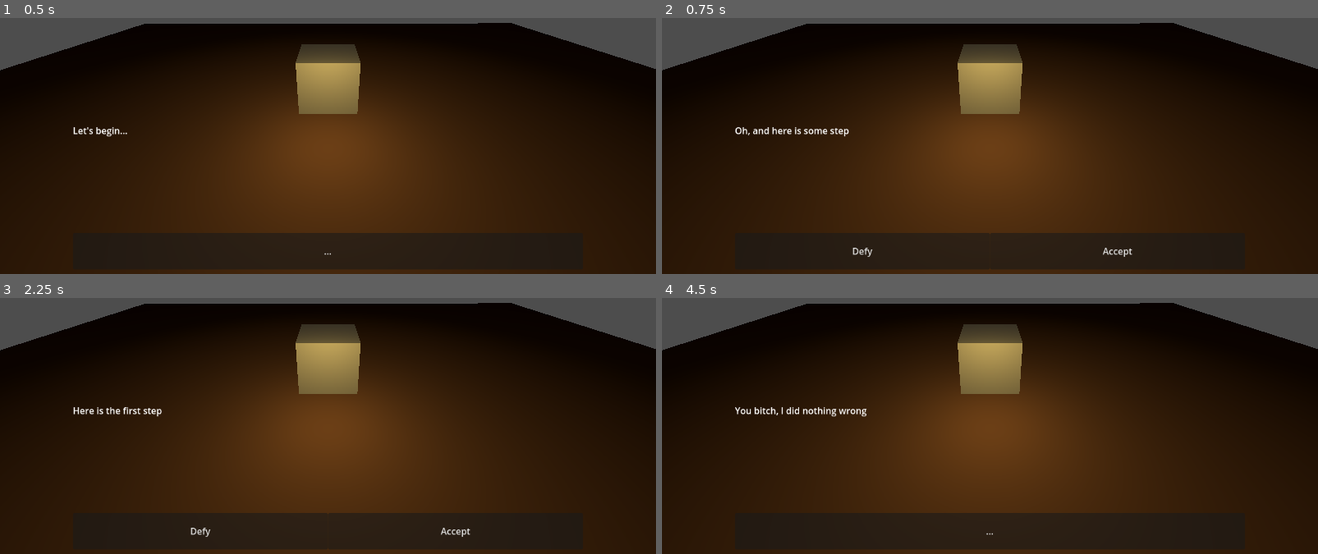
Above: before the commit, frames 1-4 (two rows, left to right).
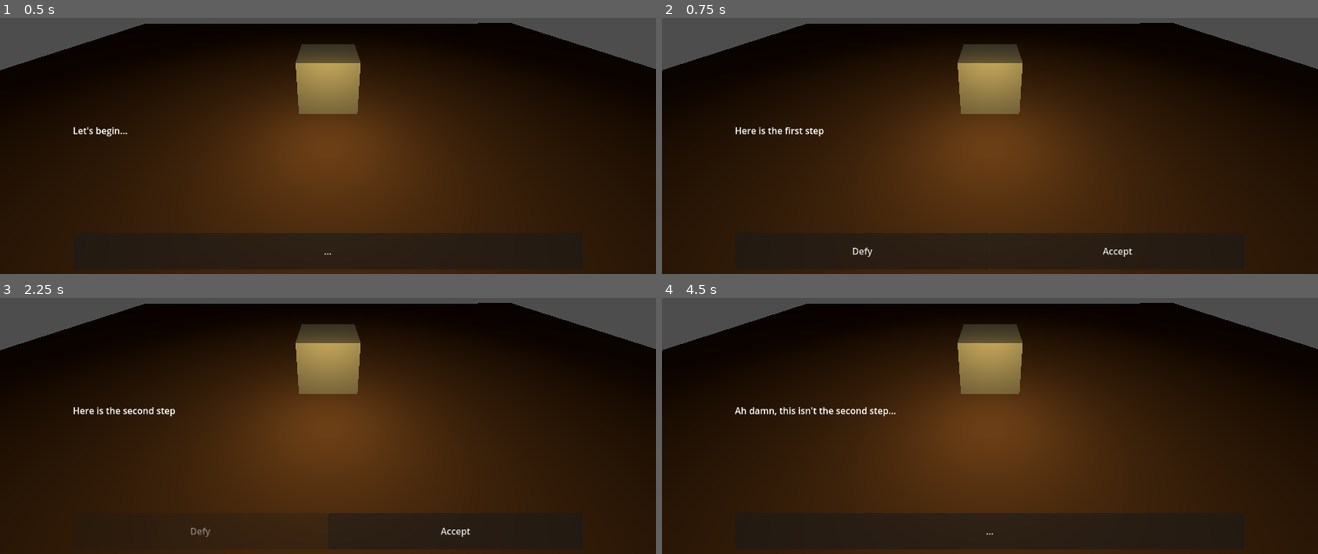
Above: after the commit, the same moments.

Repository: JonasPKnoch/LD55
Game: Godot game, scene res://levels/test_summon.tscn
The game is run twice, just before and just after one commit, with the same random seed, the same clock (stepped at 60 frames per second) and the same inputs.
Inputs:
- Up to frame 1 (0.5 s): no input
- Up to frame 2 (0.75 s): click "..." at 0.5 s
- Up to frame 3 (2.25 s): click "Defy" at 1.25 s; click "..." at 2 s
- Up to frame 4 (4.5 s): click "Accept" at 2.75 s; click "Accept" at 3.5 s; click "Defy" at 4.25 s

Frame 1 is identical in both runs. In frame 2, 0.3% of the frame differs, in the area x 11-29%, y 42-47%; in frame 3, 0.2%; in frame 4, 0.4%, in the area x 11-36%, y 42-47%.

Commit message:
refusing works

Diff:
--- a/levels/test_summon.tscn
+++ b/levels/test_summon.tscn
@@ -31,13 +31,6 @@
 refutable = false
 priority = 0
 
-[node name="SummonEvent4" type="Node3D" parent="SummonManager"]
-script = ExtResource("2_qvsu8")
-
-[node name="DialogueEvent4" type="Node" parent="SummonManager/SummonEvent4"]
-script = ExtResource("2_wqjdn")
-text = "Oh, and here is some step"
-
 [node name="SummonEvent3" type="Node3D" parent="SummonManager"]
 script = ExtResource("2_qvsu8")
 
@@ -56,6 +49,13 @@
 defy_text = "Ah damn, this isn't the second step..."
 priority = 4
 
+[node name="SummonEvent4" type="Node3D" parent="SummonManager"]
+script = ExtResource("2_qvsu8")
+
+[node name="DialogueEvent4" type="Node" parent="SummonManager/SummonEvent4"]
+script = ExtResource("2_wqjdn")
+text = "Oh, and here is some step"
+
 [node name="SummonEvent2" type="Node3D" parent="SummonManager"]
 script = ExtResource("2_qvsu8")
 
@@ -72,10 +72,52 @@
 text = "Here is the first step"
 priority = 1
 
-[node name="SummonEvent7" type="Node3D" parent="SummonManager"]
+[node name="SummonEvent8" type="Node3D" parent="SummonManager"]
 script = ExtResource("2_qvsu8")
 
-[node name="DialogueEvent4" type="Node" parent="SummonManager/SummonEvent7"]
+[node name="DialogueEvent4" type="Node" parent="SummonManager/SummonEvent8"]
+script = ExtResource("2_wqjdn")
+text = "Oh, and here is some step"
+
+[node name="SummonEvent9" type="Node3D" parent="SummonManager"]
+script = ExtResource("2_qvsu8")
+
+[node name="DialogueEvent4" type="Node" parent="SummonManager/SummonEvent9"]
+script = ExtResource("2_wqjdn")
+text = "Oh, and here is some step"
+
+[node name="SummonEvent10" type="Node3D" parent="SummonManager"]
+script = ExtResource("2_qvsu8")
+
+[node name="DialogueEvent4" type="Node" parent="SummonManager/SummonEvent10"]
+script = ExtResource("2_wqjdn")
+text = "Oh, and here is some step"
+
+[node name="SummonEvent11" type="Node3D" parent="SummonManager"]
+script = ExtResource("2_qvsu8")
+
+[node name="DialogueEvent4" type="Node" parent="SummonManager/SummonEvent11"]
+script = ExtResource("2_wqjdn")
+text = "Oh, and here is some step"
+
+[node name="SummonEvent12" type="Node3D" parent="SummonManager"]
+script = ExtResource("2_qvsu8")
+
+[node name="DialogueEvent4" type="Node" parent="SummonManager/SummonEvent12"]
+script = ExtResource("2_wqjdn")
+text = "Oh, and here is some step"
+
+[node name="SummonEvent13" type="Node3D" parent="SummonManager"]
+script = ExtResource("2_qvsu8")
+
+[node name="DialogueEvent4" type="Node" parent="SummonManager/SummonEvent13"]
+script = ExtResource("2_wqjdn")
+text = "Oh, and here is some step"
+
+[node name="SummonEventFinal" type="Node3D" parent="SummonManager"]
+script = ExtResource("2_qvsu8")
+
+[node name="DialogueEvent4" type="Node" parent="SummonManager/SummonEventFinal"]
 script = ExtResource("2_wqjdn")
 text = "This concludes the ritual"
 refutable = false
--- a/nodes/dialogue_event/dialogue_event.gd
+++ b/nodes/dialogue_event/dialogue_event.gd
@@ -5,5 +5,6 @@
 @export var text: String = "text"
 @export var refutable: bool = true
 @export var error: bool = false
+@export var error_value: int = 0
 @export var defy_text: String = "You bitch, I did nothing wrong"
 @export var priority: int = -1
--- a/nodes/summon_dialogue_ui/summon_dialogue_ui.gd
+++ b/nodes/summon_dialogue_ui/summon_dialogue_ui.gd
@@ -1,6 +1,10 @@
 extends Control
 
 class_name SummonDialogue
+
+signal wrong_defy
+signal correct_defy(value: int)
+signal accept
 
 @onready var dialogue_text = $DialogueText
 @onready var defy_button = $DefyButton
@@ -18,22 +22,37 @@
 	visible = false
 
 func _on_procede_button_pressed():
-	dialogue_manger.progress_dialogue()
-	if dialogue_manger.dialogue_finished():
-		end_dialogue()
-		return
-	dialogue_text.text = dialogue_manger.get_current_dialogue().text
-	set_continue_enabled(!dialogue_manger.get_current_dialogue().refutable)
+	progress_dialogue()
+	accept.emit()
 
 func _on_defy_button_pressed():
-	dialogue_text.text = dialogue_manger.get_current_dialogue().defy_text
+	var dialogue = dialogue_manger.get_current_dialogue()
+	if dialogue.error:
+		correct_defy.emit(dialogue.error_value)
+	else:
+		wrong_defy.emit()
+
+	dialogue_text.text = dialogue.defy_text
 	set_continue_enabled(true)
 
 func _on_continue_button_pressed():
-	_on_procede_button_pressed()
+	progress_dialogue()
 	set_continue_enabled(false)
 
 func set_continue_enabled(enabled: bool):
 	defy_button.visible = !enabled
 	accept_button.visible = !enabled
 	continue_button.visible = enabled
+
+func set_can_defy(enabled: bool):
+	defy_button.disabled = !enabled
+
+func progress_dialogue():
+	dialogue_manger.progress_dialogue()
+
+	if dialogue_manger.dialogue_finished():
+		end_dialogue()
+		return
+
+	dialogue_text.text = dialogue_manger.get_current_dialogue().text
+	set_continue_enabled(!dialogue_manger.get_current_dialogue().refutable)
--- a/nodes/summon_manager/summon_manager.gd
+++ b/nodes/summon_manager/summon_manager.gd
@@ -4,6 +4,9 @@
 
 @onready var dialogue_manager = $DialogueManager
 @onready var dialogue_ui = $SummonDialogueUI
+
+var defy_cooldown_length = 1
+var current_defy_cooldown = 0
 
 func _ready():
 	var children = get_children()
@@ -12,3 +15,20 @@
 			dialogue_manager.get_dialogue_events(child)
 
 	dialogue_ui.start_dialogue()
+
+
+func _on_summon_dialogue_ui_correct_defy(value):
+	pass # Replace with function body.
+
+func _on_summon_dialogue_ui_wrong_defy():
+	current_defy_cooldown = defy_cooldown_length
+	defy_cooldown_length += 1
+	dialogue_ui.set_can_defy(false)
+
+
+func _on_summon_dialogue_ui_accept():
+	if current_defy_cooldown > 0:
+		current_defy_cooldown -= 1
+
+	if current_defy_cooldown == 0:
+		dialogue_ui.set_can_defy(true)
--- a/nodes/summon_manager/summon_manager.tscn
+++ b/nodes/summon_manager/summon_manager.tscn
@@ -13,3 +13,7 @@
 
 [node name="DialogueManager" type="Node" parent="."]
 script = ExtResource("2_svbkn")
+
+[connection signal="accept" from="SummonDialogueUI" to="." method="_on_summon_dialogue_ui_accept"]
+[connection signal="correct_defy" from="SummonDialogueUI" to="." method="_on_summon_dialogue_ui_correct_defy"]
+[connection signal="wrong_defy" from="SummonDialogueUI" to="." method="_on_summon_dialogue_ui_wrong_defy"]
